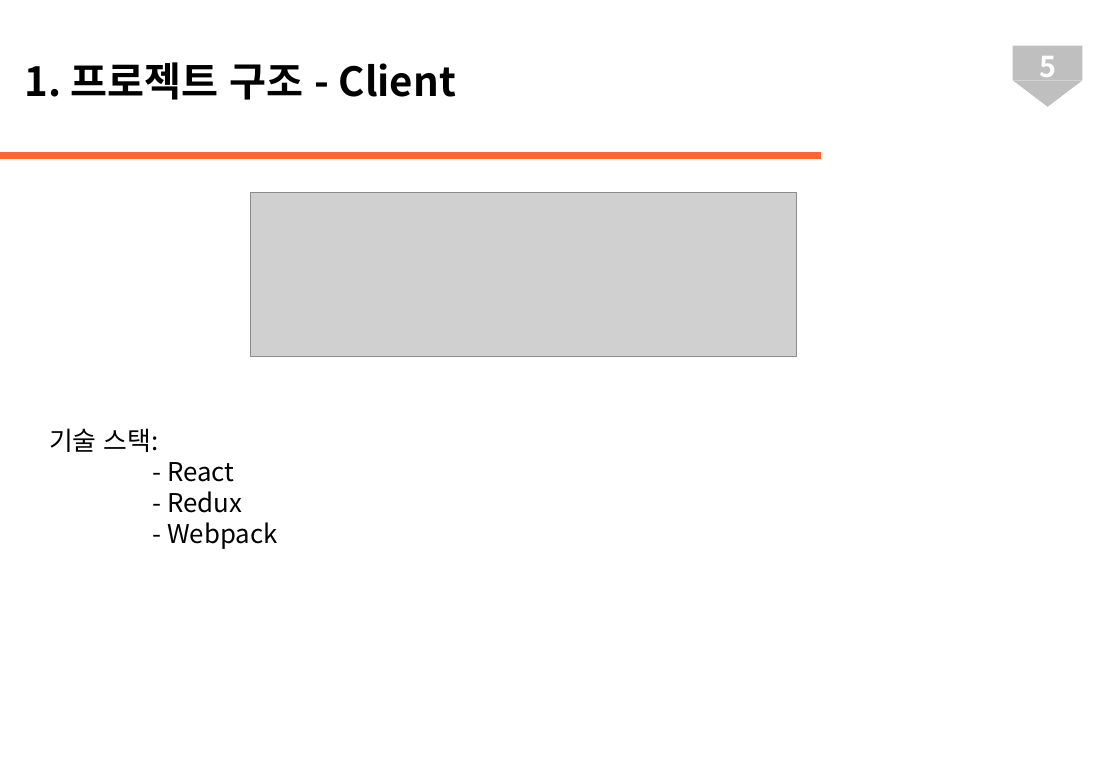
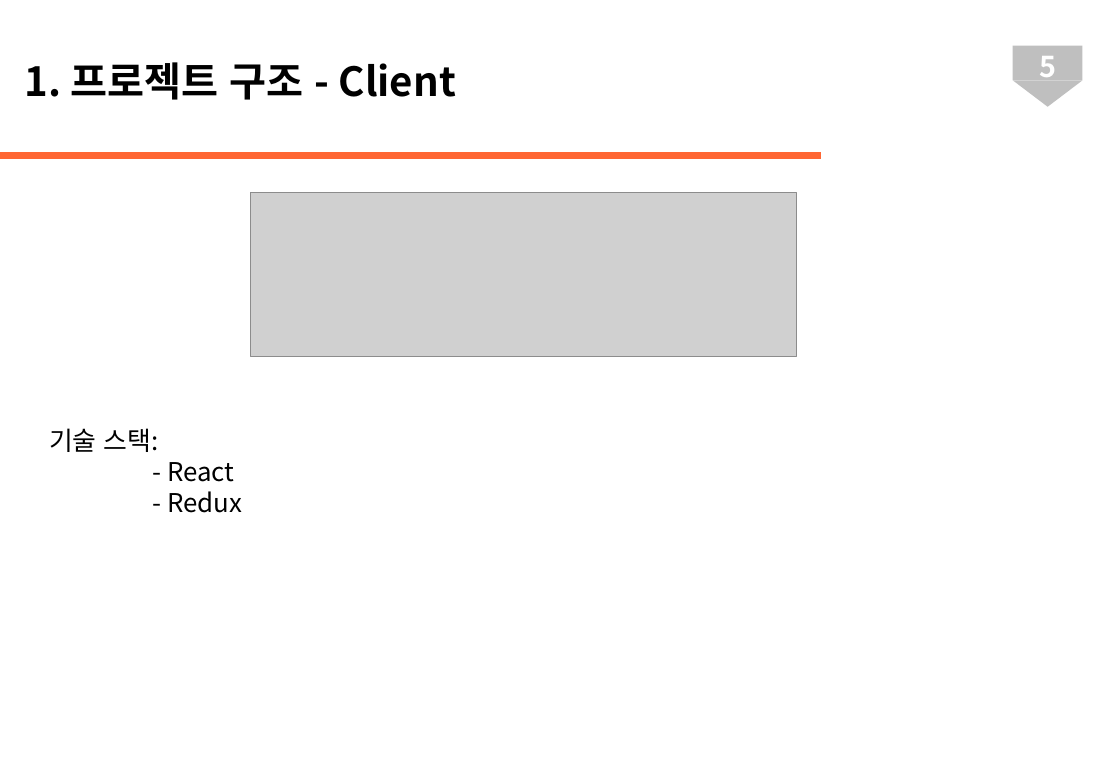
Before and after one commit to Hongtaewon/Web-project, a slide deck: slide 5 of Web_Project_개발가이드.pptx. Drawn at 1120x775 pixels with LibreOffice and Linux fonts; fonts in the diff are those of the drawing; grey boxes stand for pictures. Boxes give left, top, right and bottom in pixels: in the first picture for what was removed or moved away, otherwise in the second. Text is boxed around its words. In the diff, an @@ line names an element or a change of style, - is before the commit and + after.

```diff
--- a/Web_Project_개발가이드.pptx
+++ b/Web_Project_개발가이드.pptx
@@ text at (167, 522, 278, 549): paragraph removed @@
-- Webpack
```
Also in this commit, not shown: 3 other slides changed, 10 other files.
